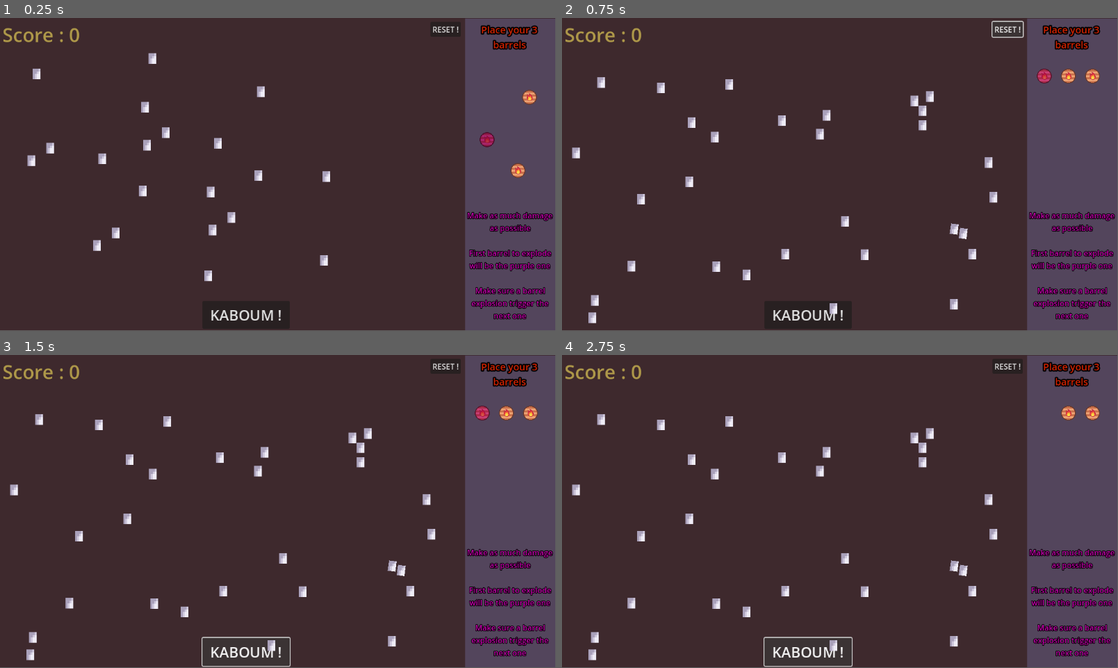
Above: before the commit, frames 1-4 (two rows, left to right).
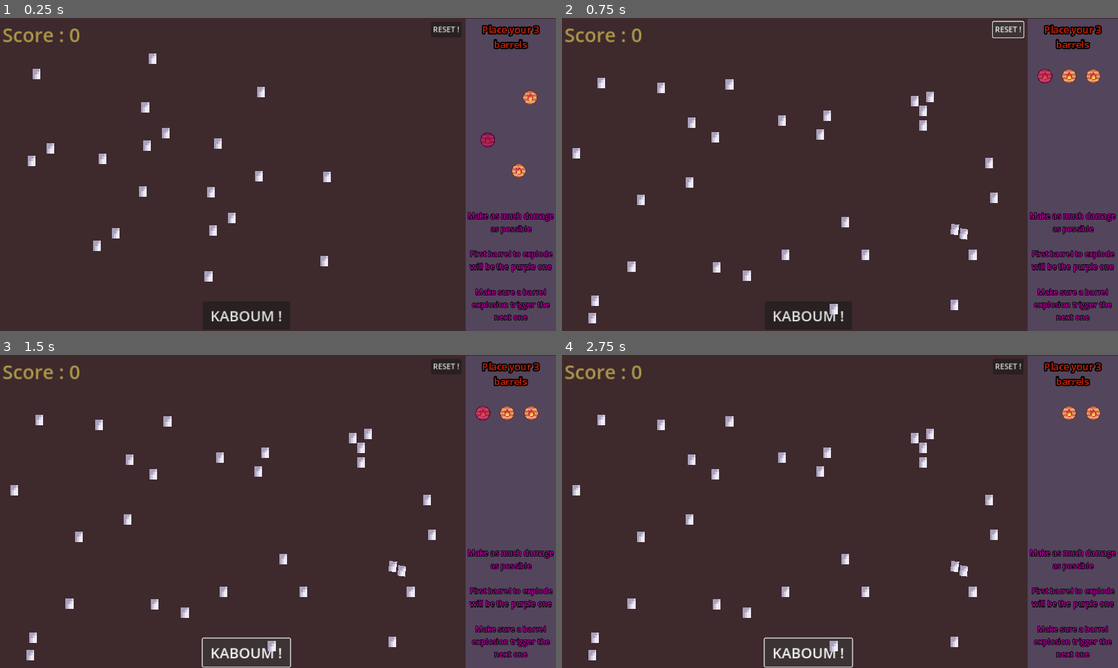
Above: after the commit, the same moments.

Repository: zazak03/kaboum
Game: Godot game, scene res://home.tscn
Two runs of this game, one before a commit and one after it. Both use one fixed random seed, a clock stepped at 60 frames per second and the inputs below.
Inputs:
- Up to frame 1 (0.25 s): no input
- Up to frame 2 (0.75 s): click "RESET !" at 0.5 s
- Up to frame 3 (1.5 s): click "KABOUM !" at 1.25 s
- Up to frame 4 (2.75 s): click "KABOUM !" at 2 s
In our replay, the window is 799x449 before the commit and 800x450 after it. These sizes can differ from the game's own. Grey fills any space a smaller window leaves; there, only what the larger window draws over its background counts as a difference.

The runs differ from the first frame. In frame 1, 2.9% of the frame differs, in the area x 0-100%, y 0-100%; in frame 2, 3.1%; in frame 3, 3.2%; in frame 4, 3.2%.

Commit message:
view port

Diff:
--- a/home.gd
+++ b/home.gd
@@ -42,6 +42,7 @@
 
 
 func _on_reset_pressed():
+	game_is_playing = false
 	var decalage = [0,0]
 	for old_barrel in $barrels.get_children():
 		old_barrel.free()
--- a/project.godot
+++ b/project.godot
@@ -15,6 +15,10 @@
 config/features=PackedStringArray("4.0", "Forward Plus")
 config/icon="res://icon.svg"
 
+[display]
+
+window/stretch/mode="canvas_items"
+
 [input]
 
 click={
